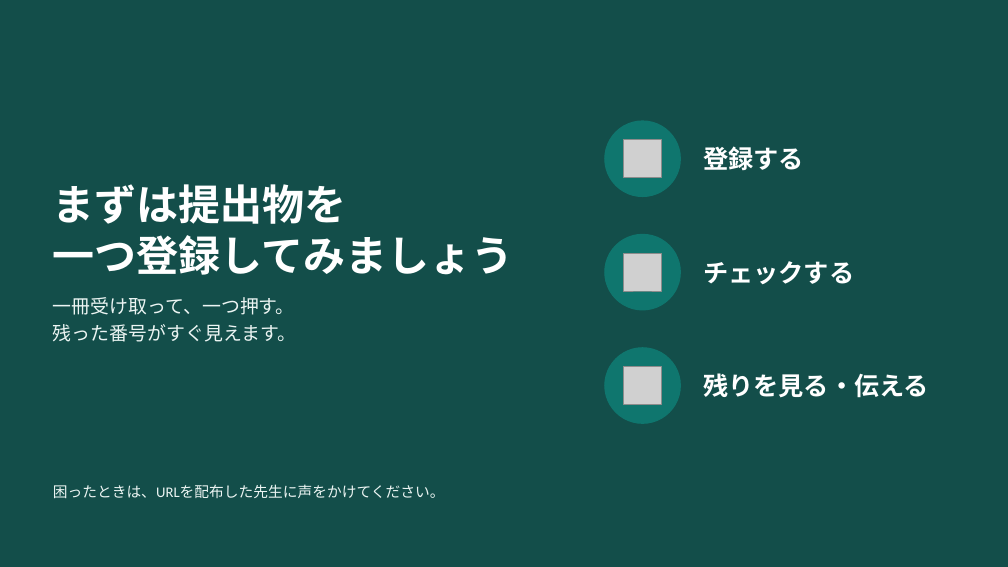
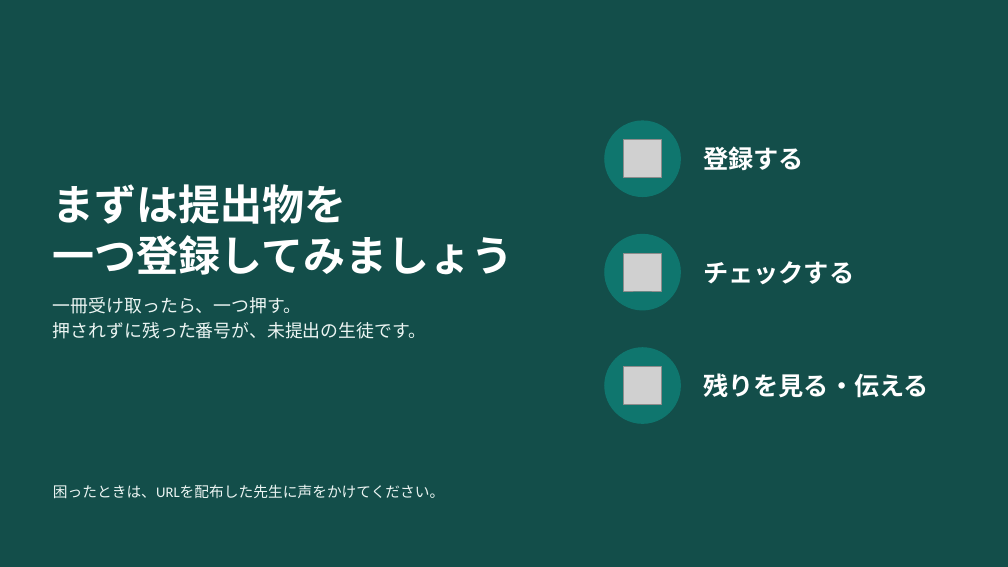
Before and after one commit to daharakazu-glitch/homework-checker, a slide deck: slide 20 of docs/提出物チェッカー_使い方ガイド.pptx. Drawn at 1008x567 pixels with LibreOffice and Linux fonts; fonts in the diff are those of the drawing; grey boxes stand for pictures. Boxes give left, top, right and bottom in pixels: in the first picture for what was removed or moved away, otherwise in the second. Text is boxed around its words. In the diff, an @@ line names an element or a change of style, - is before the commit and + after.

```diff
--- a/docs/提出物チェッカー_使い方ガイド.pptx
+++ b/docs/提出物チェッカー_使い方ガイド.pptx
@@ text at [53, 297, 426, 339]: text changed; size 18 to 17 pt @@
-一冊受け取って、一つ押す。
-残った番号がすぐ見えます。
+一冊受け取ったら、一つ押す。
+押されずに残った番号が、未提出の生徒です。
```
Also in this commit, not shown: 3 other slides changed, 3 other files.
